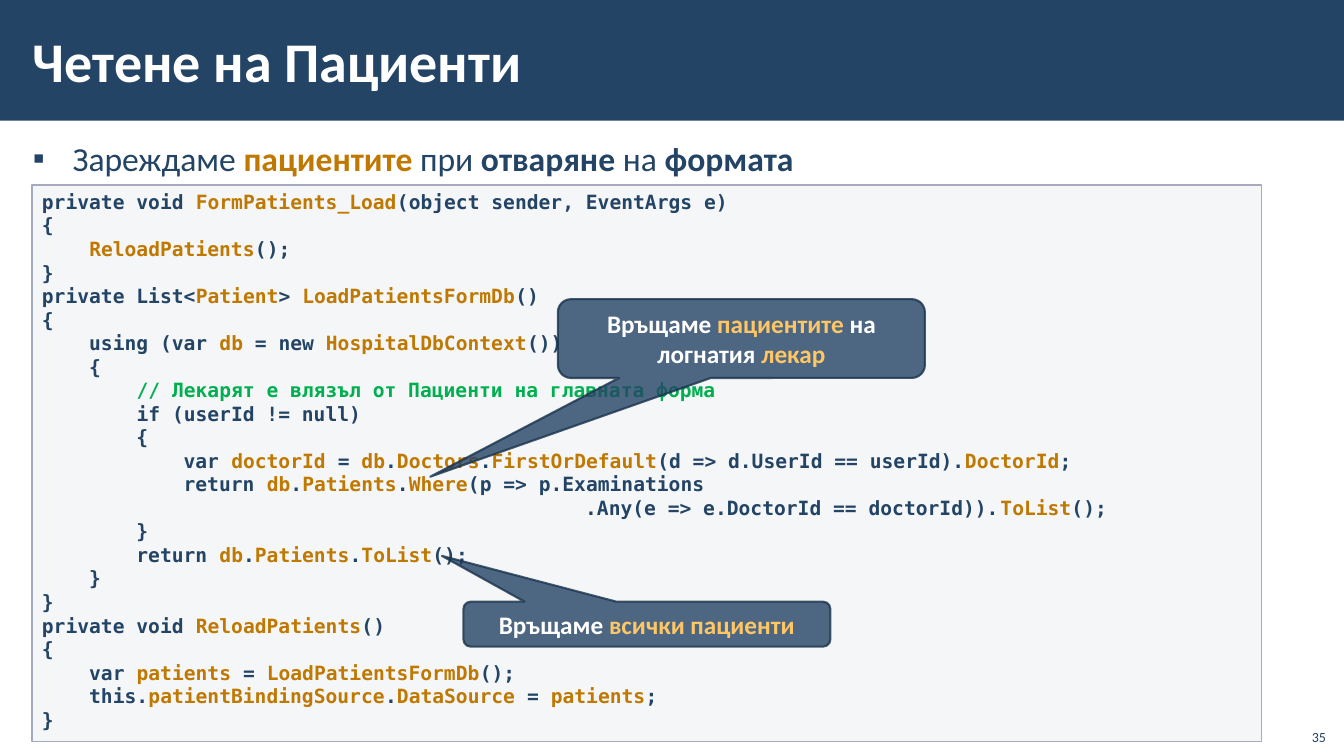
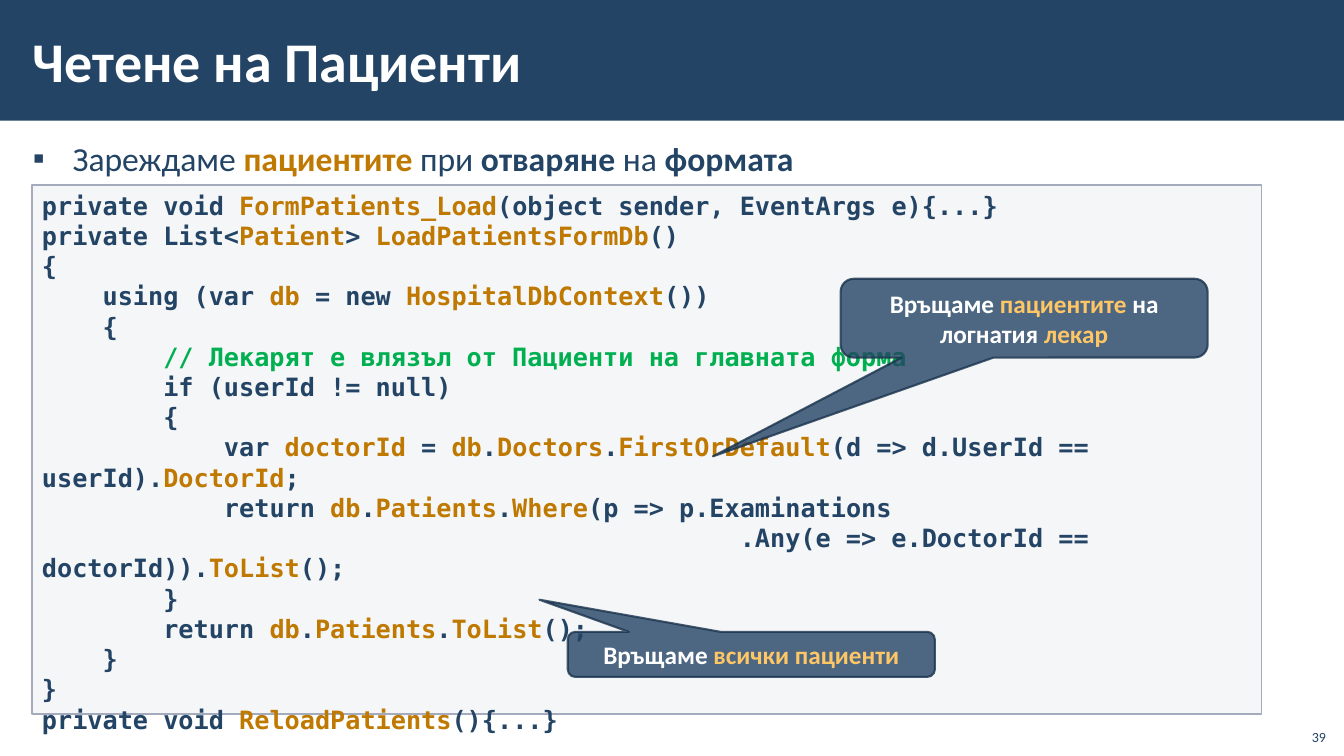
Before and after one commit to BG-IT-Edu/School-Programming, a slide deck: slide 39 of Courses/Software-Sciences/Module-4-Information-Systems-New/12-Implementation-of-Information-System/12-Implementation-of-Information-System-Third-Part.pptx (slide 35 before the commit). Drawn at 1344x756 pixels with LibreOffice and Linux fonts; fonts in the diff are those of the drawing; background and template pictures are left out. Boxes give left, top, right and bottom in pixels: in the first picture for what was removed or moved away, otherwise in the second. Text is boxed around its words. In the diff, an @@ line names an element or a change of style, - is before the commit and + after.

```diff
--- a/Courses/Software-Sciences/Module-4-Information-Systems-New/12-Implementation-of-Information-System/12-Implementation-of-Information-System-Third-Part.pptx
+++ b/Courses/Software-Sciences/Module-4-Information-Systems-New/12-Implementation-of-Information-System/12-Implementation-of-Information-System-Third-Part.pptx
@@ rectangle "private void FormPatients_Load(object sender, EventArgs ...": place and size @@
-rectangle "private void FormPatients_Load(object sender, EventArgs ..." at (32, 185, 1262, 741)
+rectangle "private void FormPatients_Load(object sender, EventArgs ..." at (32, 185, 1262, 714)
@@ text in rectangle at (42, 194, 998, 221): text changed; size 14 to 18 pt @@
-private void FormPatients_Load(object sender, EventArgs e)
-{
-ReloadPatients();
-}
+private void FormPatients_Load(object sender, EventArgs e){...}
@@ text in rectangle at (42, 224, 1043, 644): size 14 to 18 pt in "private List<Patient> LoadPatientsFormDb()", "{", "using (var db = new HospitalDbContext())", "{" and 10 more places @@
@@ rounded speech box "Връщаме пациентите на логнатия лекар": place and size @@
-rounded speech box "Връщаме пациентите на логнатия лекар" at (558, 299, 925, 378)
+rounded speech box "Връщаме пациентите на логнатия лекар" at (841, 279, 1208, 358)
@@ rounded speech box "Връщаме всички пациенти": place and size @@
-rounded speech box "Връщаме всички пациенти" at (464, 602, 831, 647)
+rounded speech box "Връщаме всички пациенти" at (568, 632, 935, 678)
@@ rounded speech box "Връщаме всички пациенти" at (568, 632, 935, 678): proportions changed @@
@@ text in rectangle at (163, 708, 224, 730): text changed; size 14 to 18 pt; text colour #BF7800 to #234465 @@
-private void ReloadPatients()
-{
-var patients = LoadPatientsFormDb();
-this.patientBindingSource.DataSource = patients;
-}
+private void ReloadPatients(){...}
@@ page number at (1312, 733, 1326, 742): text changed @@
-35
+39
```
Also in this commit, not shown: 39 other slides changed, 5 slides added.
